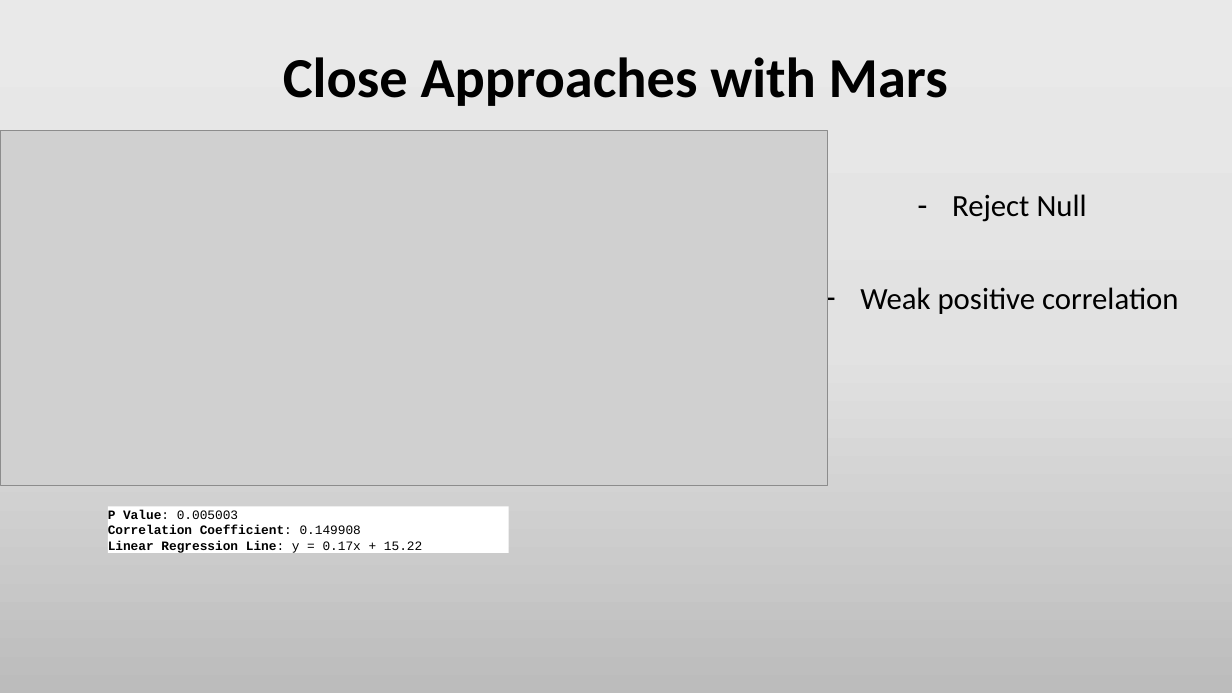
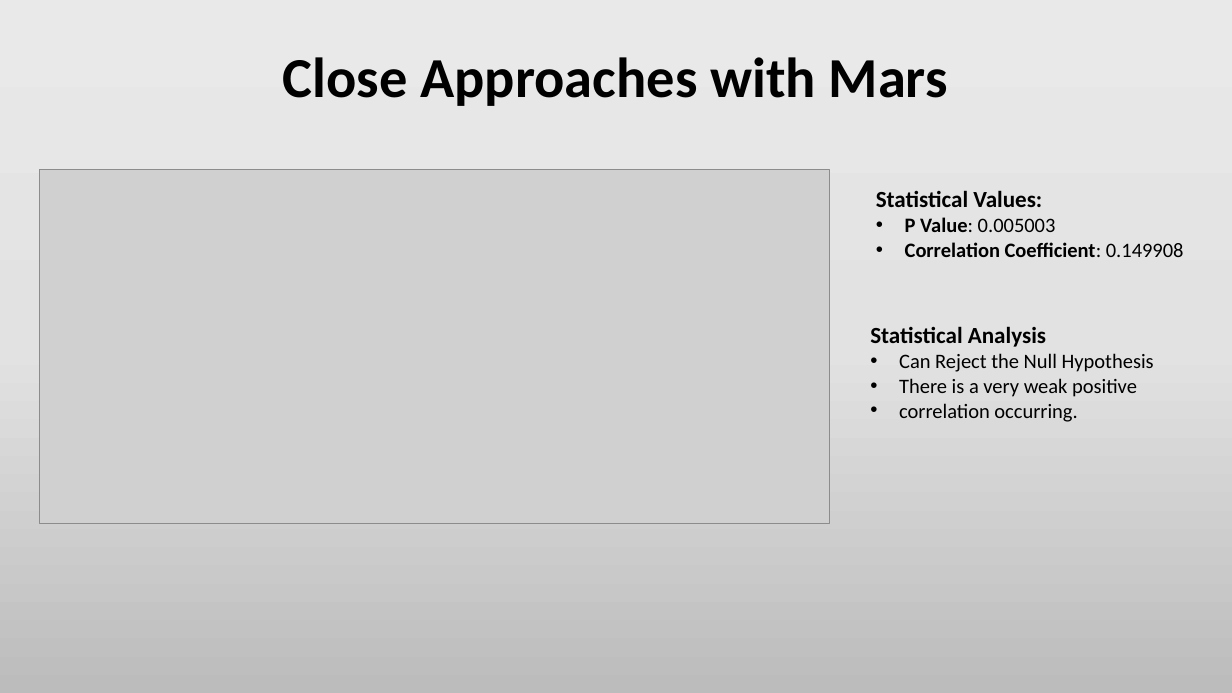
Before and after one commit to Efritch/asteroids_group_g, a slide deck: slide 14 of asteroid_analysisFinal.pptx. Drawn at 1232x693 pixels with LibreOffice and Linux fonts; fonts in the diff are those of the drawing; grey boxes stand for pictures. Boxes give left, top, right and bottom in pixels: in the first picture for what was removed or moved away, otherwise in the second. Text is boxed around its words. In the diff, an @@ line names an element or a change of style, - is before the commit and + after.

```diff
--- a/asteroid_analysisFinal.pptx
+++ b/asteroid_analysisFinal.pptx
@@ picture: place and size @@
-picture at box(0, 131, 827, 485)
+picture at box(40, 169, 830, 523)
@@ subtitle removed at box(860, 194, 1178, 314) @@
-– Reject Null
-– Weak positive correlation
@@ text added at box(876, 190, 1184, 257), 16 pt, text #000000, bold @@
+Statistical Values:
+• P Value: 0.005003
+• Correlation Coefficient: 0.149908
@@ text added at box(870, 326, 1154, 422), 16 pt, text #000000 @@
+Statistical Analysis
+• Can Reject the Null Hypothesis
+• There is a very weak positive
+• correlation occurring.
@@ rectangle removed at box(108, 506, 509, 553) @@
-P Value: 0.005003
-Correlation Coefficient: 0.149908
-Linear Regression Line: y = 0.17x + 15.22
```
Also in this commit, not shown: 5 other slides changed, 1 slide added, 1 slide removed, 2 other files.
